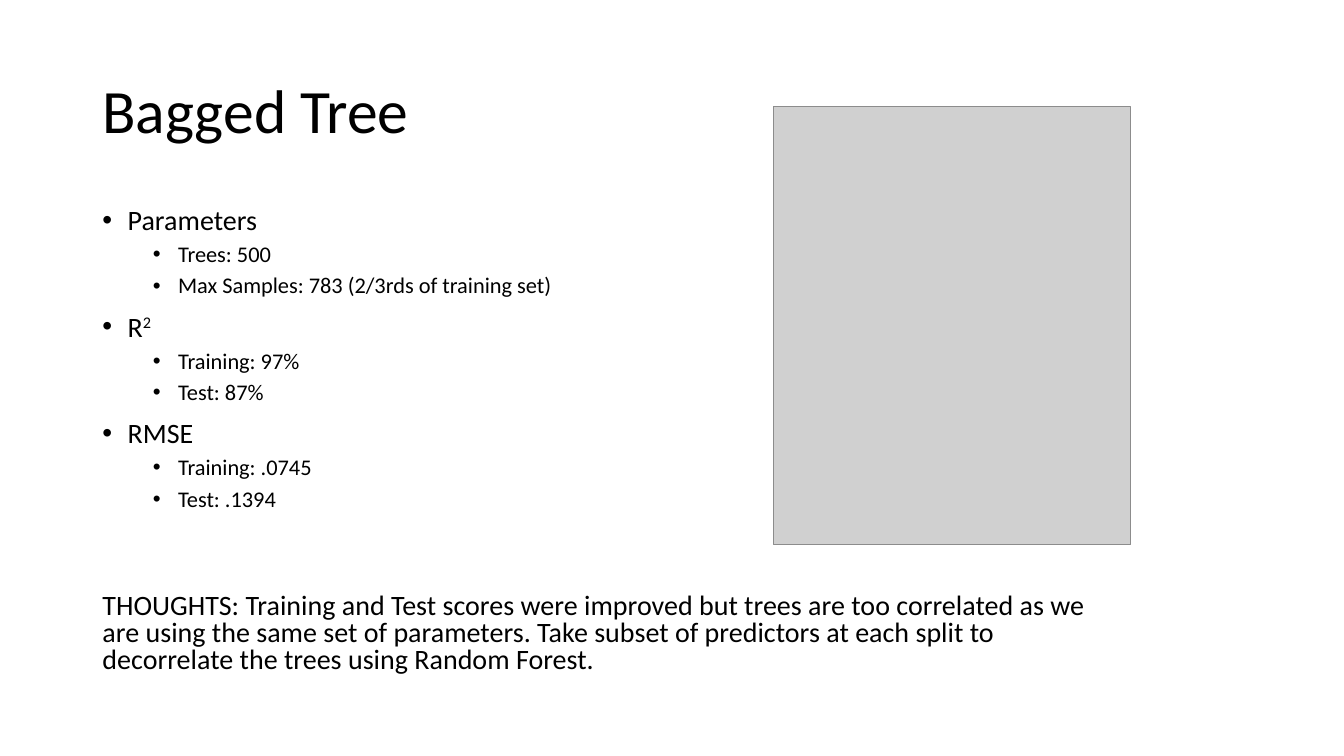
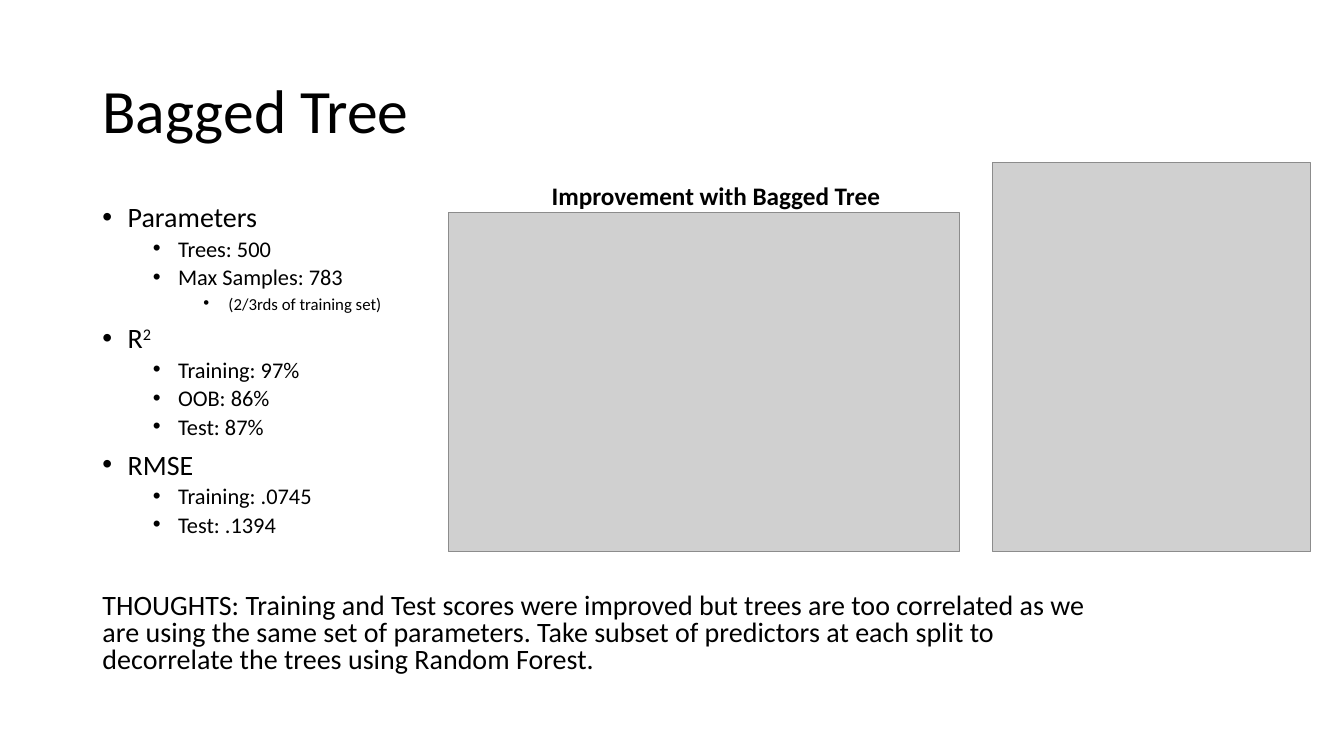
Before and after one commit to reflexiveprophecy/Kaggle_Predict_Ames_Iowa_Housing_Prices, a slide deck: slide 5 of Tree Based Models.pptx. Drawn at 1344x756 pixels with LibreOffice and Linux fonts; fonts in the diff are those of the drawing; grey boxes stand for pictures. Boxes give left, top, right and bottom in pixels: in the first picture for what was removed or moved away, otherwise in the second. Text is boxed around its words. In the diff, an @@ line names an element or a change of style, - is before the commit and + after.

Commit message:
update Tree ppt

```diff
--- a/Tree Based Models.pptx
+++ b/Tree Based Models.pptx
@@ picture: place and size @@
-picture at <box>773,107,1131,544</box>
+picture at <box>993,162,1312,552</box>
@@ text at <box>128,209,312,533</box>: line spacing 0.9 to 0.8 @@
@@ text added at <box>552,187,880,210</box>, 18 pt, text #000000, bold @@
+Improvement with Bagged Tree
@@ picture added at <box>449,213,960,552</box> @@
@@ text at <box>178,269,382,313</box>: text changed; size 16 to 12 pt @@
-  • Max Samples: 783 (2/3rds of training set)
+  • Max Samples: 783
+    • (2/3rds of training set)
@@ text at <box>178,390,270,406</box>: paragraph added @@
+  • OOB: 86%
```
Also in this commit, not shown: 6 other slides changed, 2 other files.
